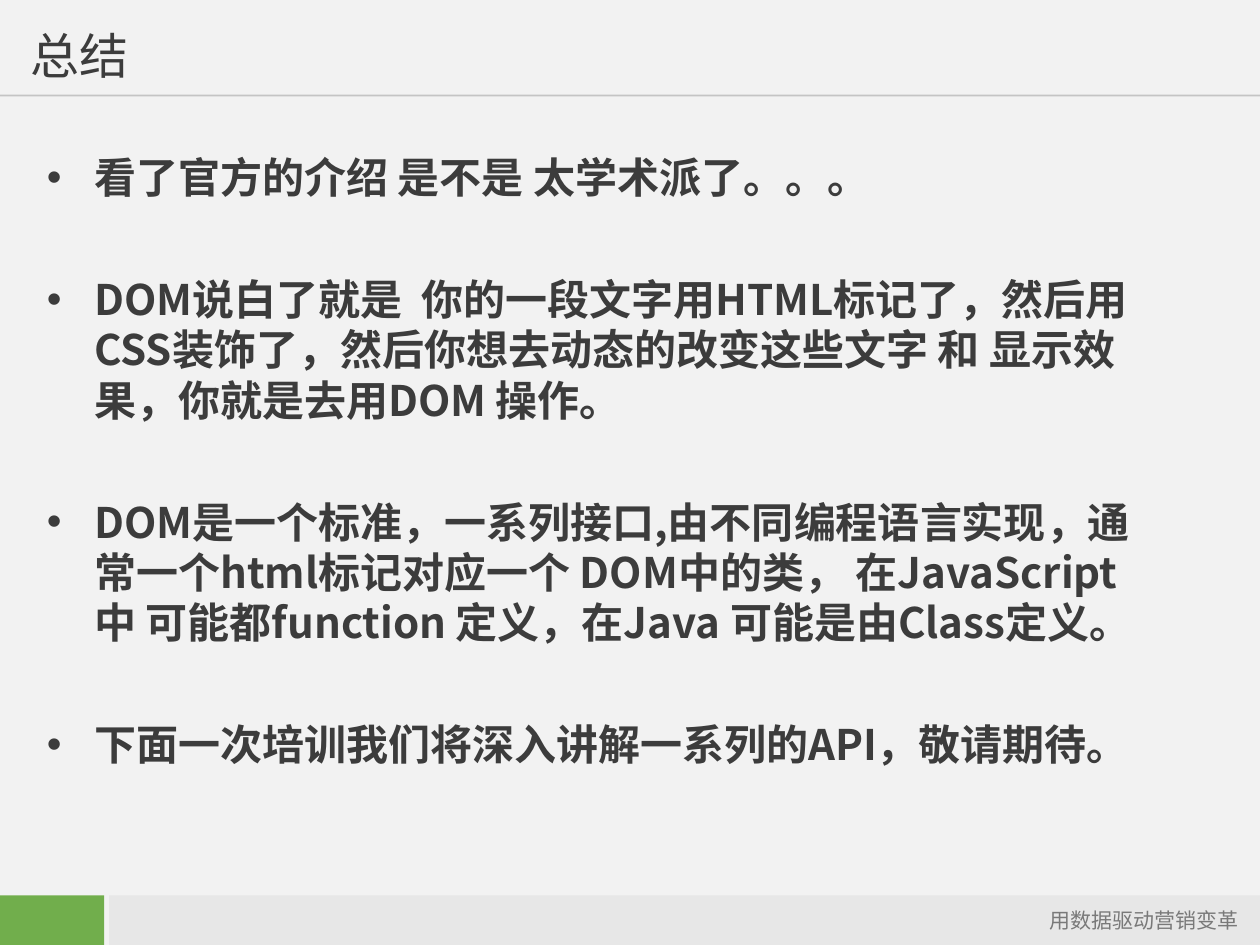
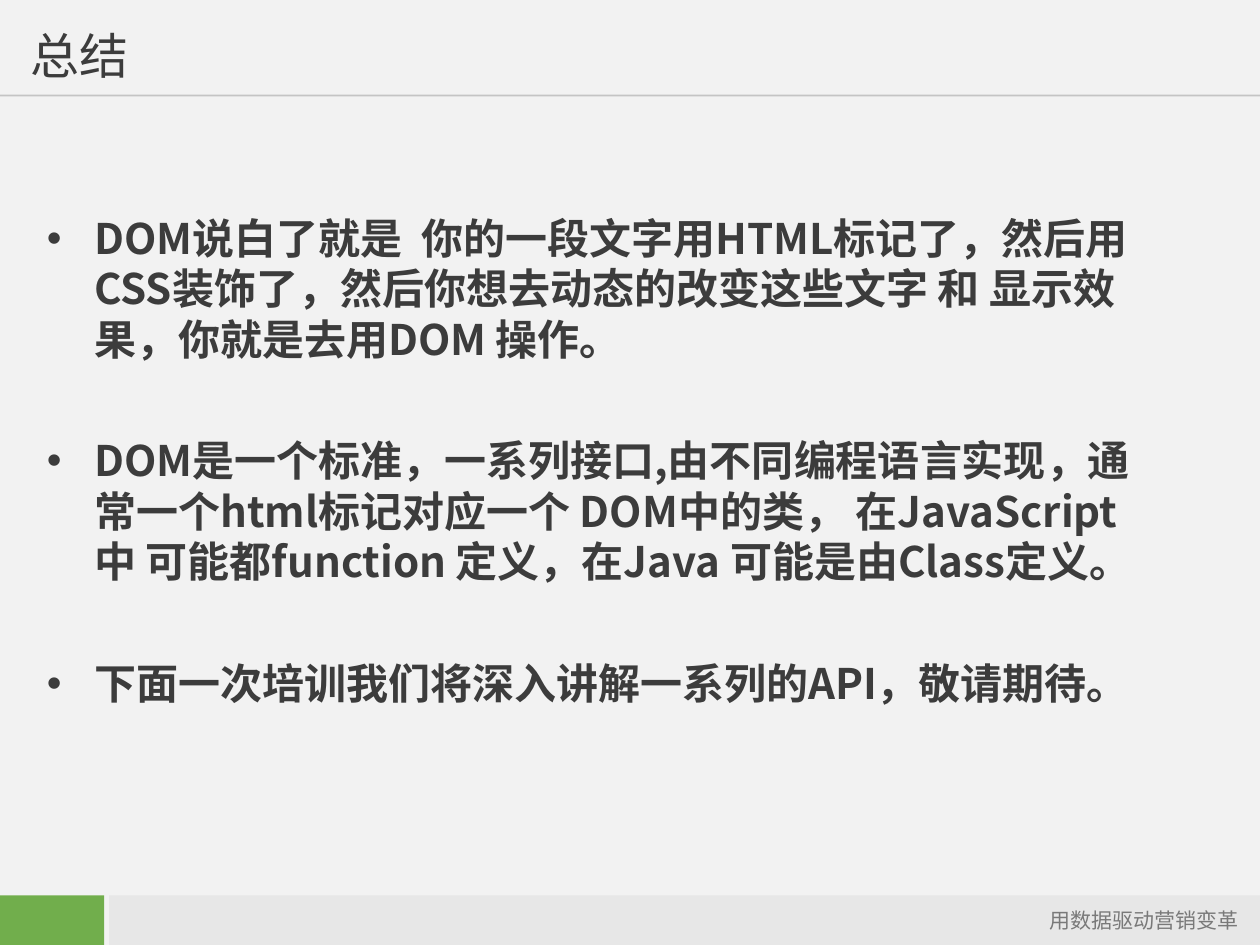
Before and after one commit to starzou/dom-edge, a slide deck: slide 11 of doc/DOM及其应用-入门.ppt (slide 10 before the commit). Drawn at 1260x945 pixels with LibreOffice and Linux fonts; fonts in the diff are those of the drawing; background and template pictures are left out. Boxes give left, top, right and bottom in pixels: in the first picture for what was removed or moved away, otherwise in the second. Text is boxed around its words. In the diff, an @@ line names an element or a change of style, - is before the commit and + after.

```diff
--- a/doc/DOM及其应用-入门.ppt
+++ b/doc/DOM及其应用-入门.ppt
@@ text at (x1=94, y1=157, x2=869, y2=197): paragraph removed @@
-• 看了官方的介绍 是不是 太学术派了。。。
```
Also in this commit, not shown: 3 other slides changed, 1 slide added.
